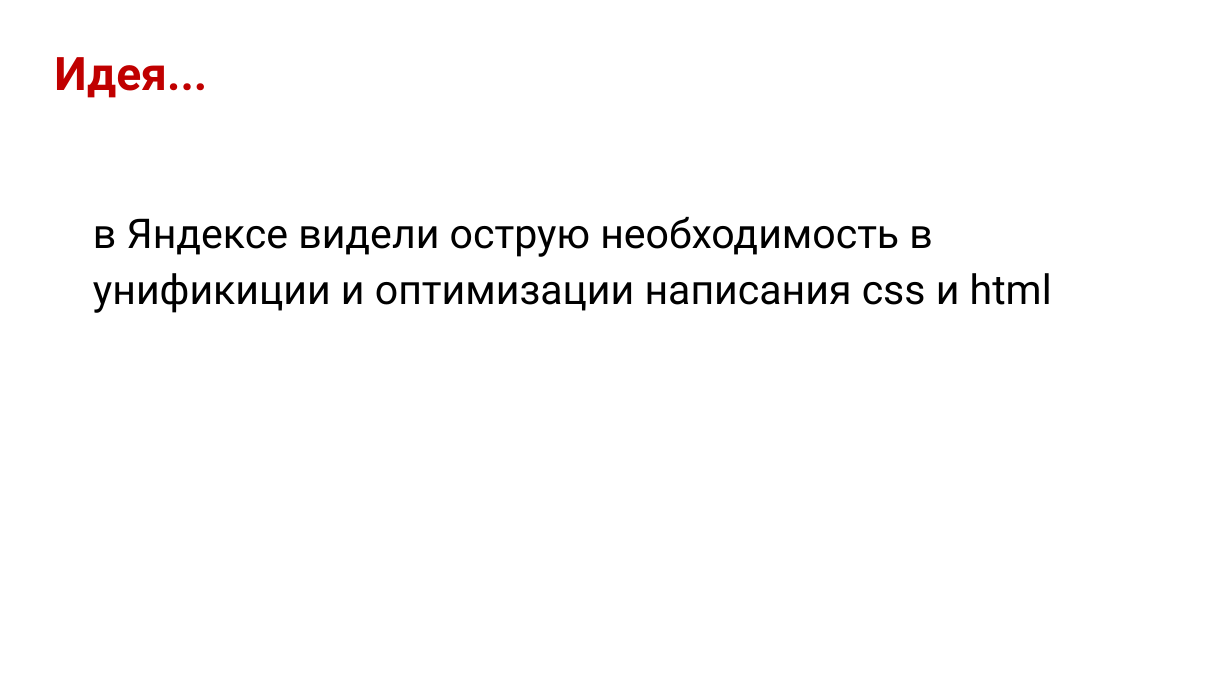
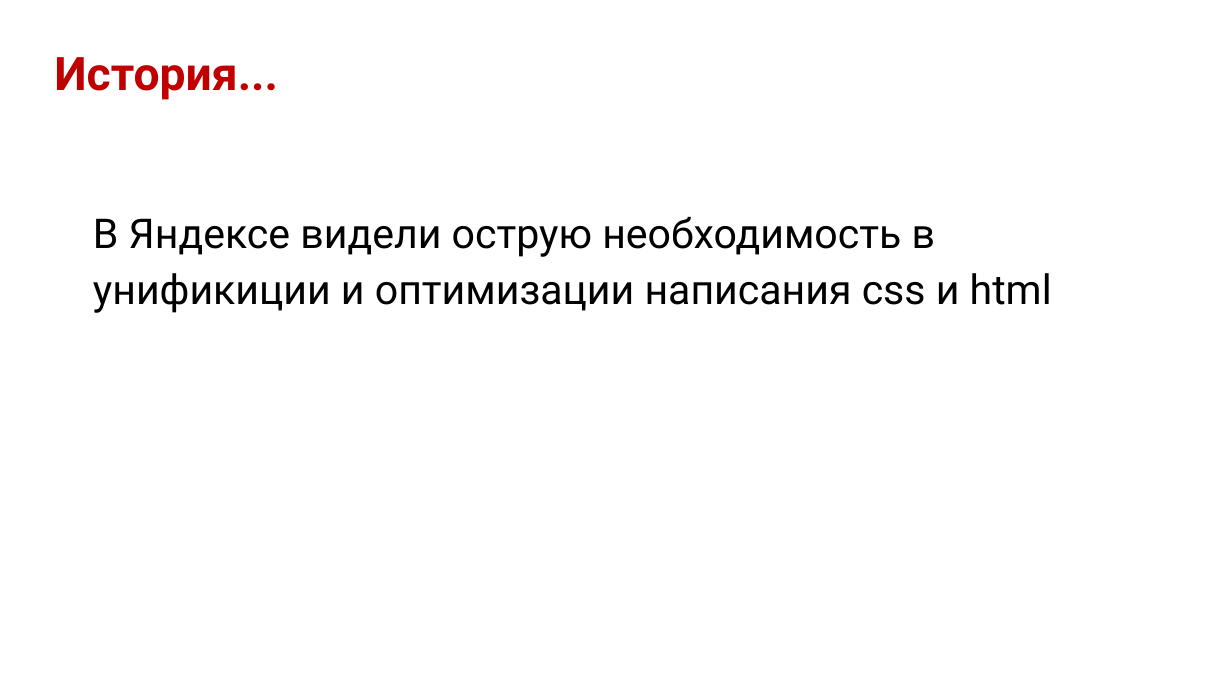
Before and after one commit to dedn/BEM, a slide deck: slide 3 of bem.odp. Drawn at 1232x693 pixels with LibreOffice and Linux fonts; fonts in the diff are those of the drawing; background and template pictures are left out. Boxes give left, top, right and bottom in pixels: in the first picture for what was removed or moved away, otherwise in the second. Text is boxed around its words. In the diff, an @@ line names an element or a change of style, - is before the commit and + after.

```diff
--- a/bem.odp
+++ b/bem.odp
@@ title at box(54, 57, 278, 100): text changed @@
-Идея...
+История...
@@ title at box(93, 217, 1052, 313): text changed @@
-в Яндексе видели острую необходимость в унификиции и оптимизации написания сss и html
+В Яндексе видели острую необходимость в унификиции и оптимизации написания сss и html
```
Also in this commit, not shown: 6 other slides changed, 7 slides added, 2 slides removed, 11 other files.
